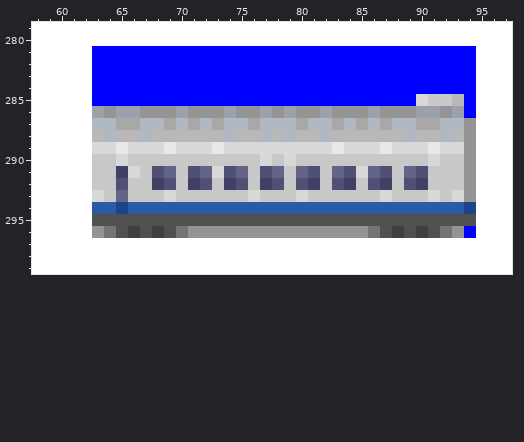
Pixel-art file, stored at src/trains/e3_series/e3_series.aseprite. The picture above was drawn from the file before the commit.
296x561 pixels, 1 frame. Colours within 5 levels of each other are drawn and written as one. Shown: x 58..97, y 279..299. The commit also changed other parts of the picture, which this record leaves out.
And afterwards:
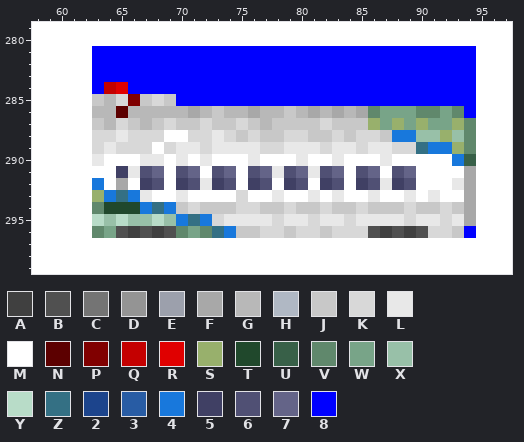
Palette (. is transparent): A #404040  B #505050  C #747474  D #949494  E #9ca0ac  F #a8a8a8  G #b8b8b8  H #b0b8c4  J #c8c8c8  K #d8d8d8  L #e8e8e8  M #ffffff  N #5c0000  P #800000  Q #c40000  R #e00000  S #98b06c  T #20482c  U #386048  V #60886c  W #78a488  X #98c0a8  Y #b8dcc8  Z #347084  2 #1c448c  3 #285ca4  4 #1878dc  5 #404064  6 #505074  7 #646488  8 #0000ff
What changed:
layer "Toreiyu/Toreiyu Sprites" now shown
layer "Toreiyu/Toreiyu Pantos" now shown
layer "1000/1000 Sprites" now hidden
layer "1000/1000 2cc" now hidden
Changed rows in their new state; - is an unchanged pixel.
first column x 63:
284 -QR-----------------------------
285 JGKPJKJ--------------------8888-
286 GGNGGGGGFGJGGFGGJGFGFGFVWWWVVWV-
287 JGKJGJKJJKJJKJGJJJJKJJJSWSWSWWSV
288 KKLKKKMMKKLKJKJJKKJJKJKKJ44XXSXV
289 -LK--MKLL--LLL--LLL--L-L---Z44SV
290 LMMMLLMLMLMMMLMMMLMMLMMMLMMMMM4U
291 MM-L67M67M67M67L6-L6-M6-M6-MMMMF
292 4MFM56M56L56M56M5-M5-M5-L5-MMMLF
293 S4Z4LMMLMMMMKMMLMMLMLMMLMMLMLMMF
294 VTTT4Z4JKJJJKKJJKJJKJJKJJJKJJKJF
295 YXYXXYX4Z4KLLLLKLLKLLKLLLLKLLKLF
296 VW-----VWVZ4JJKKJKKJKKKBABABKKJ-
Boxes around the changes in both pictures, in picture pixels (x1, y1, x2, y2):
changed: (92, 82, 476, 238)
